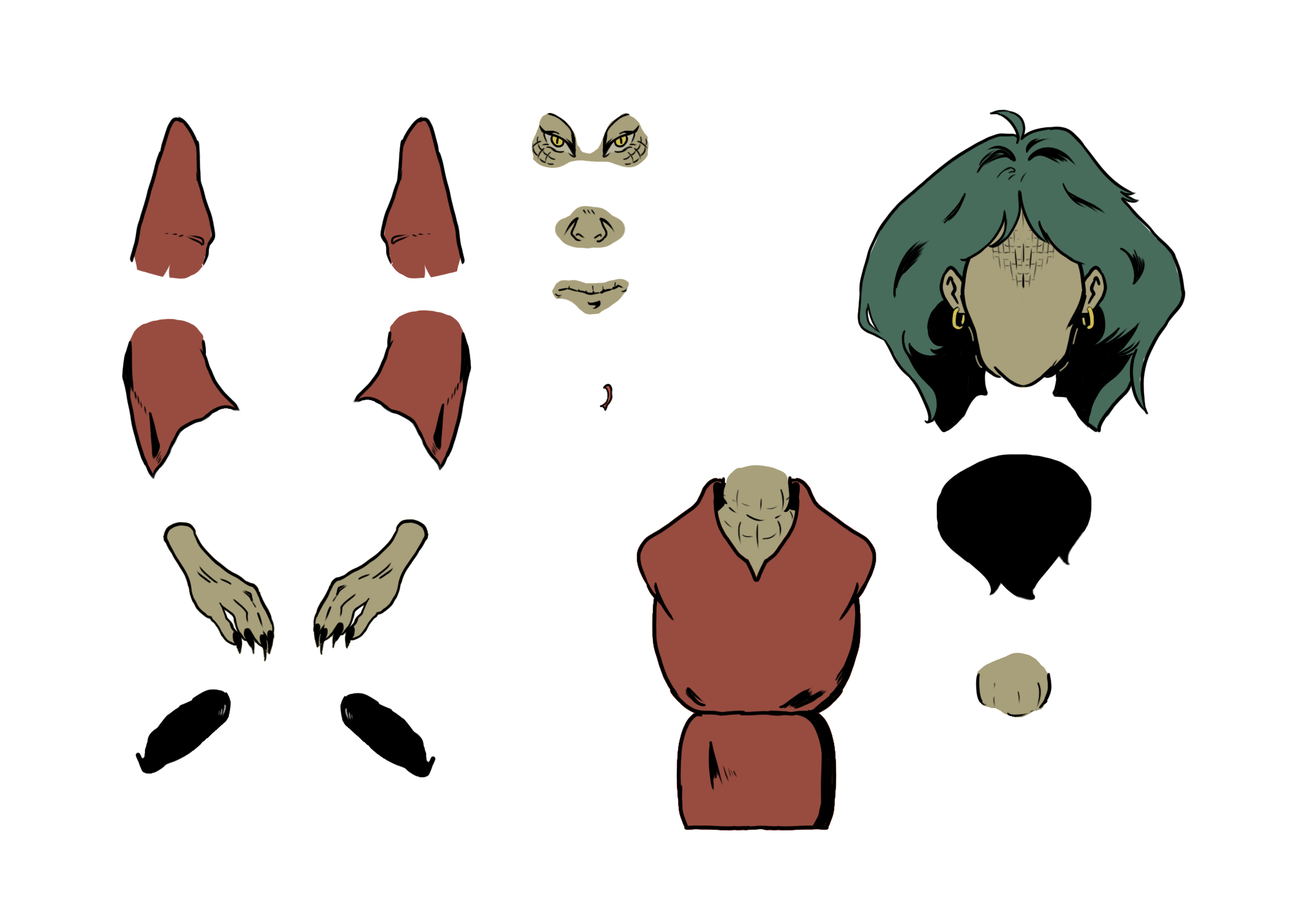
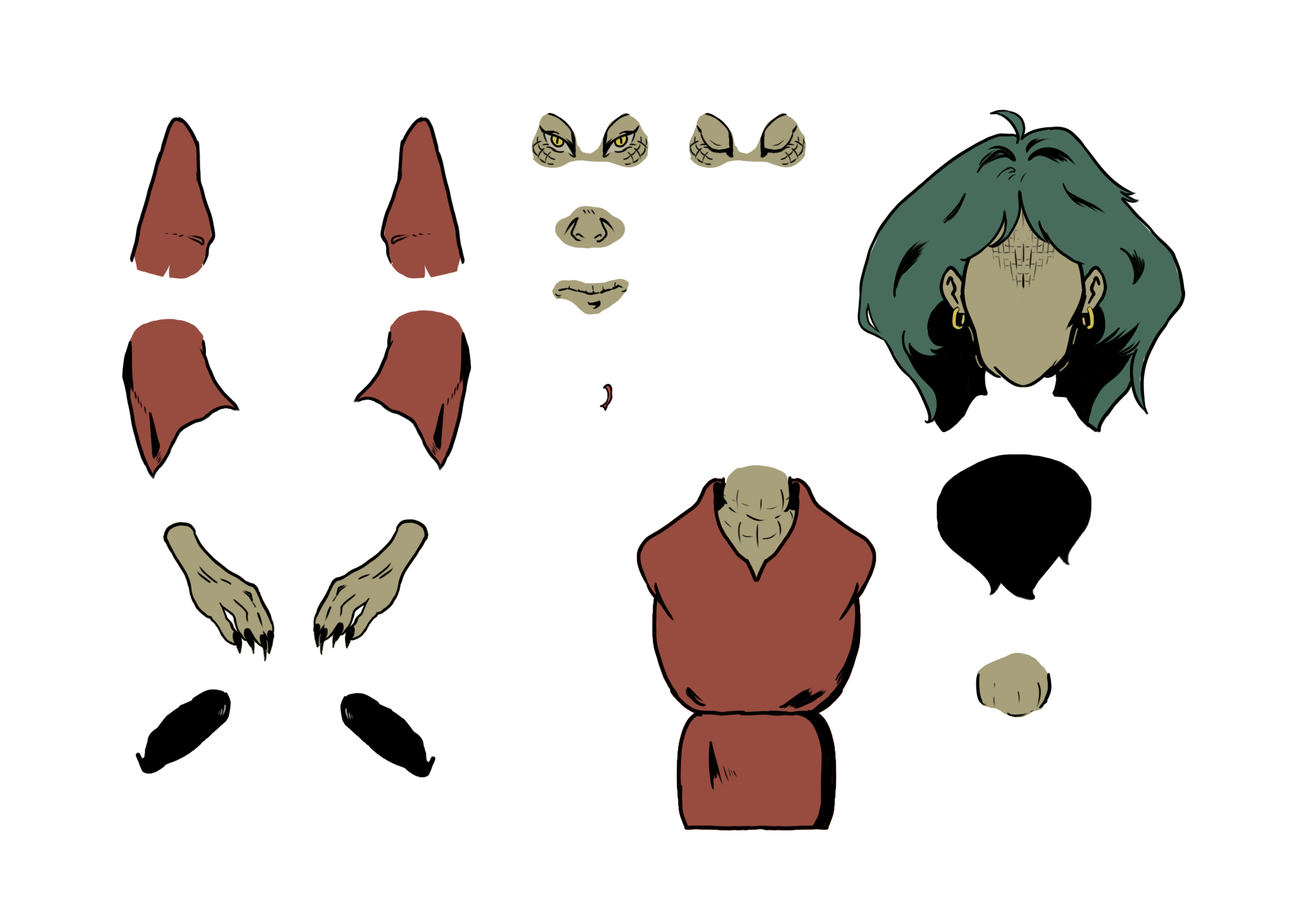
Comparing the layer stacks of the two w=1291, h=922 images. Changes:
added layer "olhos copiar" above "olhos" over [688,111,807,169]
